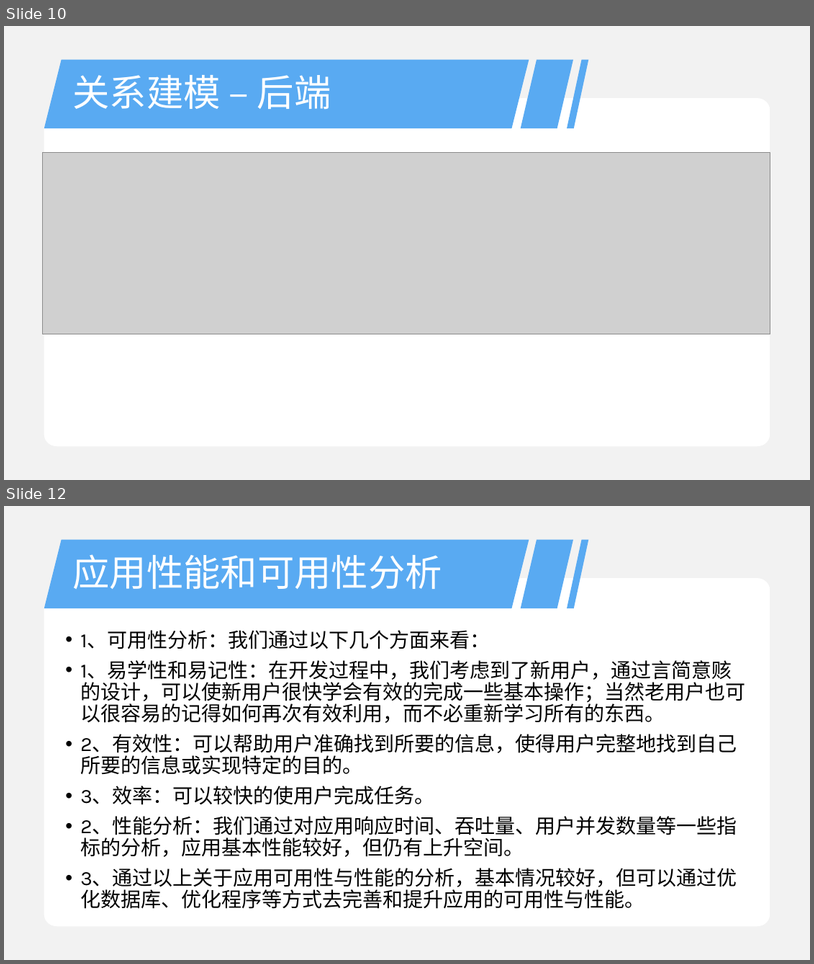
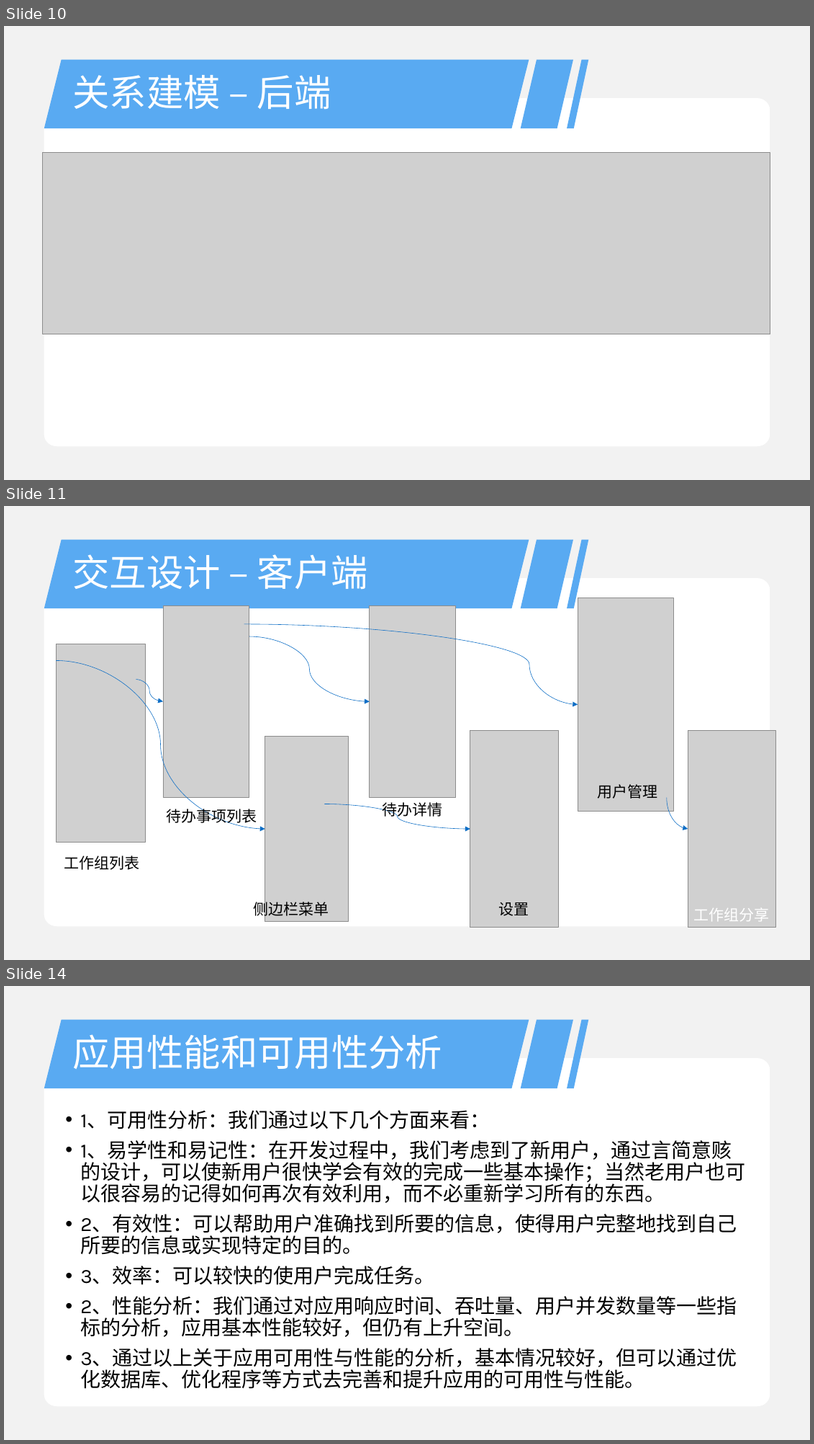
Before and after one commit to TCreopargh/A-Million-Things-To-Do, a slide deck: ProjectTasks/web验收.pptx. Shown one above the other, each under a label of ours: slides 10 and 12 before the commit, slides 10, 11 and 14 after it; the slides between them are not shown. The pictures are 814x964 and 814x1444 pixels, drawn with LibreOffice and Linux fonts; fonts in the diff are those of the drawing; grey boxes stand for pictures. Boxes give left, top, right and bottom in pixels: in the first picture for what was removed or moved away, otherwise in the second. Text is boxed around its words. In the diff, an @@ line names an element or a change of style, - is before the commit and + after.

```diff
--- a/ProjectTasks/web验收.pptx
+++ b/ProjectTasks/web验收.pptx
@@ slide 11 added at (4, 506, 810, 960), background #FFFFFF; not listed: 5 template elements that a slide beside it also shows @@
@@ title added at (73, 554, 368, 589), 44 pt, text #FFFFFF @@
+交互设计 – 客户端
@@ picture added at (163, 605, 250, 797) @@
@@ picture added at (370, 605, 456, 797) @@
@@ picture added at (578, 598, 674, 811) @@
@@ curved arrow added from (244, 624) to (578, 705), #0F6FC6 0.5 pt @@
@@ picture added at (56, 644, 145, 842) @@
@@ curved arrow added from (250, 636) to (370, 701), #0F6FC6 0.5 pt @@
@@ curved arrow added from (56, 660) to (265, 829), #0F6FC6 0.5 pt @@
@@ curved arrow added from (136, 679) to (163, 701), #0F6FC6 0.5 pt @@
@@ picture added at (265, 736, 349, 921) @@
@@ picture added at (471, 731, 558, 926) @@
@@ picture added at (688, 731, 777, 926) @@
@@ text added at (597, 784, 658, 798), 18 pt, text #000000 @@
+用户管理
@@ text added at (167, 806, 257, 825), 18 pt, text #000000 @@
+待办事项列表
@@ curved arrow added from (324, 803) to (471, 829), #0F6FC6 0.5 pt @@
@@ text added at (383, 802, 443, 819), 18 pt, text #000000 @@
+待办详情
@@ curved arrow added from (667, 798) to (688, 829), #0F6FC6 0.5 pt @@
@@ text added at (64, 855, 139, 870), 18 pt, text #000000 @@
+工作组列表
@@ text added at (253, 899, 329, 918), 18 pt, text #000000 @@
+侧边栏菜单
@@ text added at (499, 902, 530, 916), 18 pt, text #000000 @@
+设置
@@ text added at (694, 908, 770, 921), 18 pt, text #FFFFFF @@
+工作组分享
@@ what was slide 12 is now slide 14 @@
```
Also in this commit, not shown: 5 slides changed, 2 other slides added, 1 other file.
